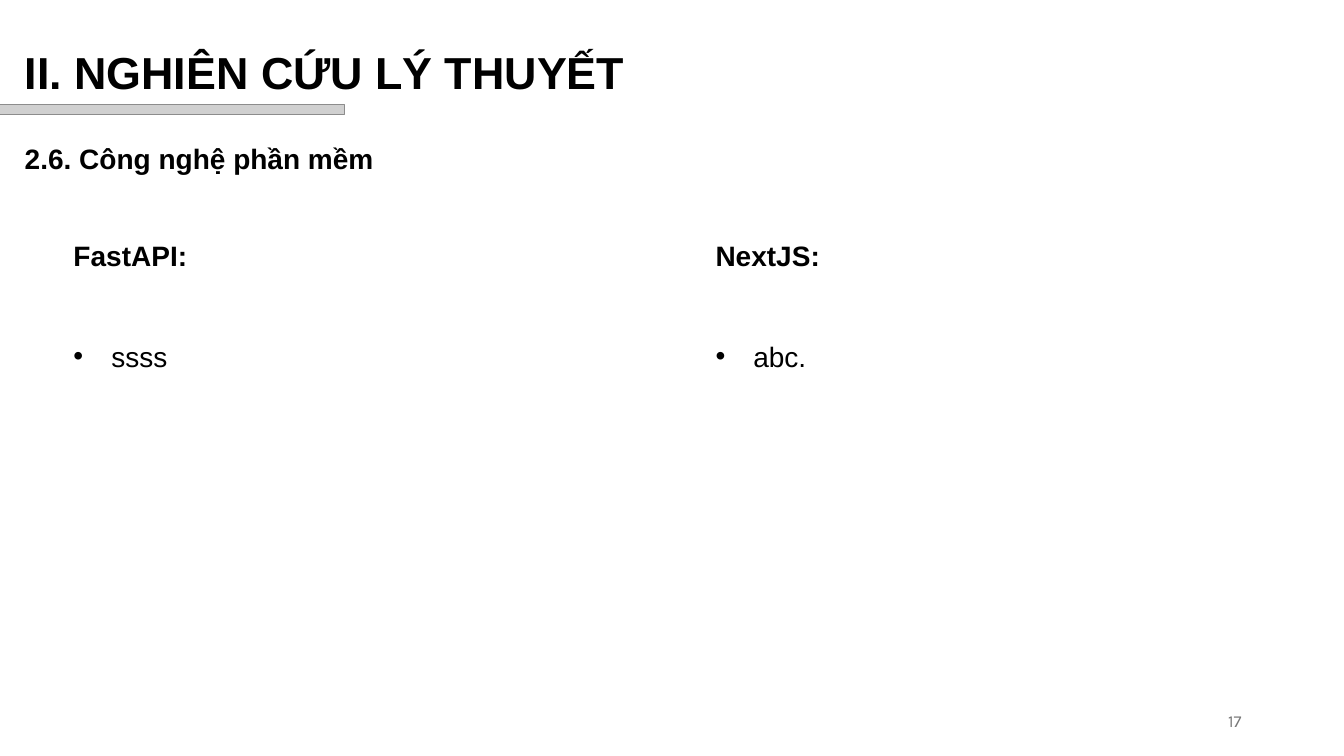
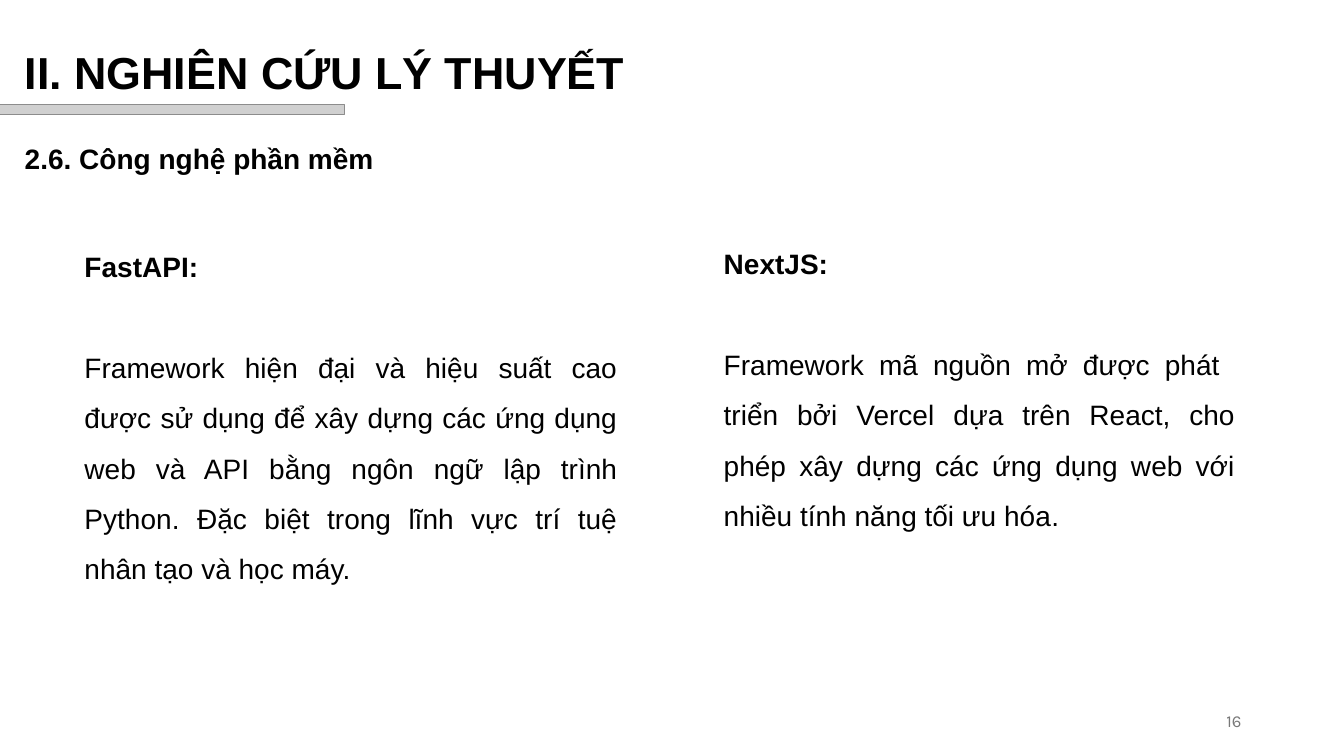
Before and after one commit to vhiepp/tn-da21ttb-110121209-duongvanhiep-sentiment-analysis, a slide deck: slide 17 of docs/pptx/Dương Văn Hiệp_110121209_DA21TTB.pptx (slide 18 before the commit). Drawn at 1344x756 pixels with LibreOffice and Linux fonts; fonts in the diff are those of the drawing; grey boxes stand for pictures; background and template pictures are left out. Boxes give left, top, right and bottom in pixels: in the first picture for what was removed or moved away, otherwise in the second. Text is boxed around its words. In the diff, an @@ line names an element or a change of style, - is before the commit and + after.

```diff
--- a/docs/pptx/Dương Văn Hiệp_110121209_DA21TTB.pptx
+++ b/docs/pptx/Dương Văn Hiệp_110121209_DA21TTB.pptx
@@ text at (x1=84, y1=356, x2=617, y2=585): text changed @@
-• ssss
+Framework hiện đại và hiệu suất cao được sử dụng để xây dựng các ứng dụng web và API bằng ngôn ngữ lập trình Python. Đặc biệt trong lĩnh vực trí tuệ nhân tạo và học máy.
@@ text at (x1=724, y1=353, x2=1235, y2=531): text changed @@
-• abc.
+Framework mã nguồn mở được phát triển bởi Vercel dựa trên React, cho phép xây dựng các ứng dụng web với nhiều tính năng tối ưu hóa.
@@ page number at (x1=1226, y1=716, x2=1241, y2=727): text changed @@
-17
+16
```
Also in this commit, not shown: 1 other slide changed, 18 slides added, 1 slide removed, 1 other file.
